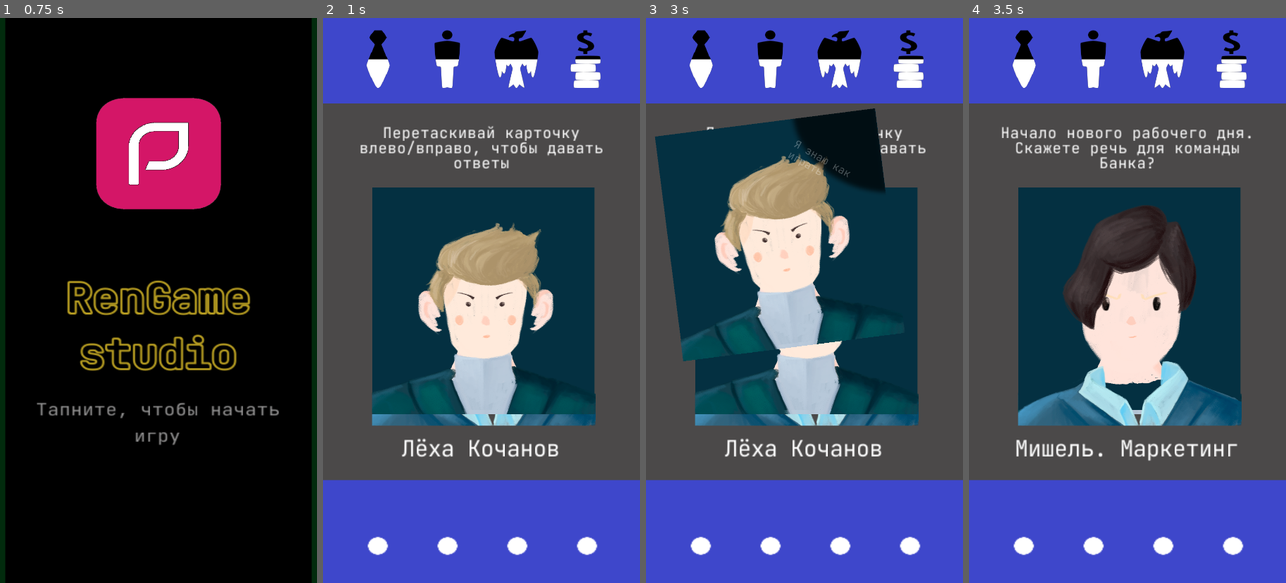
Above: before the commit, frames 1-4 (left to right).
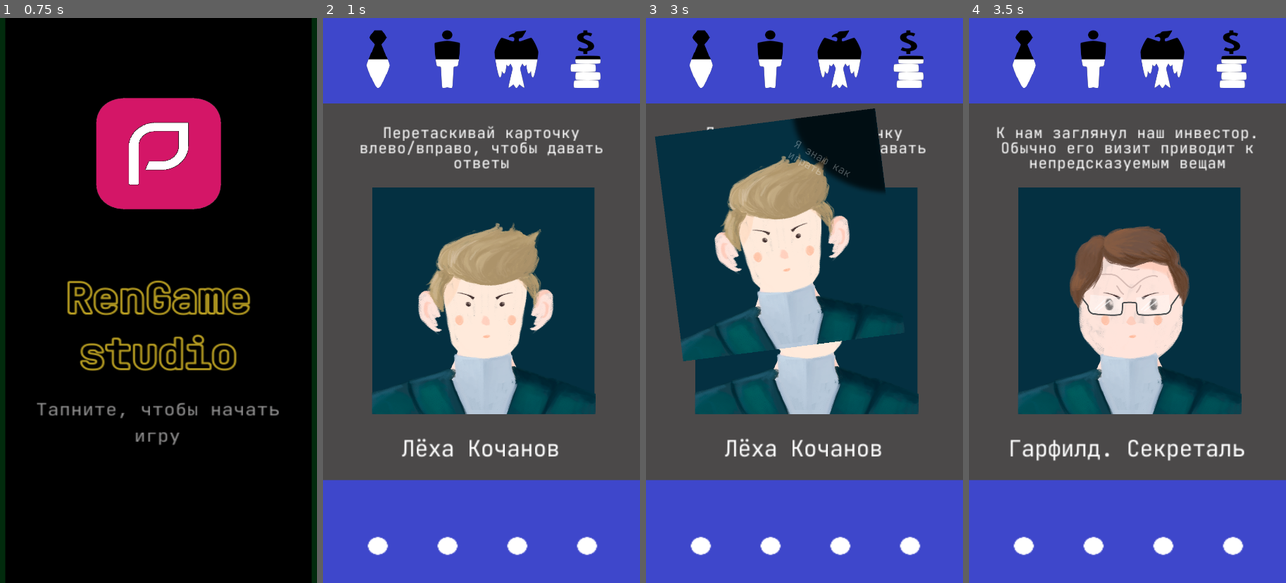
Above: after the commit, the same moments.

Repository: Nothengem/Detectivus
Game: Godot game, scene res://Scenes/StartMenu.tscn
Same seed, same stepped clock (60 frames per second), same inputs: the game is played once before the commit and once after it.
Inputs (mouse positions are in pixels of both pictures, inside the frame that each line leads up to):
- Up to frame 1 (0.75 s): tap Enter at 0.5 s; move the mouse to (228, 272) at 0.52 s; click (228, 272) at 0.67 s
- Up to frame 2 (1 s): no input
- Up to frame 3 (3 s): tap Space at 1.25, 2.75 s; drag from (804, 306) to (788, 413) at 1.27 s; tap Enter at 2 s; move the mouse to (836, 176) at 2.02 s; click (836, 176) at 2.17 s; drag from (788, 413) to (709, 215) at 2.77 s
- Up to frame 4 (3.5 s): no input

Frame 1 is identical in both runs. In frame 2, 1.4% of the frame differs, in the area x 15-86%, y 69-73%; in frame 3, 1.4%; in frame 4, 15%, in the area x 8-91%, y 19-79%.

Commit message:
Заончили с рулеткой

Diff:
--- a/DataBase/CardDataBase.gd
+++ b/DataBase/CardDataBase.gd
@@ -10,6 +10,7 @@
 	Random13, Random13a, Random13b, Random14, Random15, Random16, Random17,
 	Random17a, Random18, Random18a, Random19, Random20, Random21, Random21a,
 	Random22, Random22a, Random23, Random24, Random25, Random26, Random27,
+	Random28, Random29,
 
 	TeamUp, CustomersUp, CentralBankUp, MoneyUp,
 	TeamDown, CustomersDown, CentralBankDown, MoneyDown,
@@ -833,6 +834,25 @@
 		"Random",
 		"MiniCardMix2"],
 
+	"Random29" :
+		["Characters",
+		"CBreviewer", #кто говорит
+		"К нам заглянул наш инвестор. Обычно его визит приводит к непредсказуемым вещам", #что говорит
+		"Гарфилд. Секреталь", #Имя говорящего
+		"Гарфилд, отвлеки его на себя пожалуйста", #Ответ на лево
+		"Пусть ходит, вреда он не принесёт", #ответ на право
+		0, #Ренессанс на лево 6
+		0, #Люди на лево 7
+		-10, #ЦБ на лево 8
+		-10, #Деньги на лево 9
+		0, #Ренессанс на право 10
+		0, #Люди на право 11
+		0, #ЦБ на право 12
+		0, #Деньги на право 13
+		"Ivent",
+		"Random",
+		"Roulette1"],
+
 	"TeamUp" :
 		["StatusScreen", #ссылка на папку персонажей 0
 		"TeamUp", #кто говорит 1
--- a/DataBase/IventDataBase.gd
+++ b/DataBase/IventDataBase.gd
@@ -4,7 +4,8 @@
 
 	CentralBankDice1,
 	MiniCardMix1,
-	MiniCardMix2
+	MiniCardMix2,
+	Roulette1
 
 	}
 
@@ -47,7 +48,18 @@
 		"None",
 		"None",
 		"None" #Модификатор коррекции хранится в самой карточке в MiniCardsDataBase
+		],
+
+		Roulette1 :
+		["Roulette", #название 1
+		4, #сложность (какой набор карточек будет предоставлен? чем выше тем сложнее)
+		"Никто не понял смысла вашей речи. Бред какой-то...", #Ответ отрицательный
+		"Речь оказалась хорошей. Кого-то подбодрила, кого-то спустила с небес на землю", #Ответ положительный
+		"Ваша речь буквально убивает мотивацию команды", #Ответ нейтральный
+		"Money", #Что подвергаем коррекции (Team/Customers/CentralBank/Money)
+		"None",
+		"None",
+		"None",
+		"None" #Модификатор коррекции хранится в самой карточке в MiniCardsDataBase
 		]
-
-
 		}
--- a/Scenes/CharacterControl.gd
+++ b/Scenes/CharacterControl.gd
@@ -197,6 +197,8 @@
 				get_tree().call_group("MainScene", "spawn_cardmix")
 			elif Scriptwriter.IventInfo[0] == "Status":
 				get_tree().call_group("MainScene", "spawn")
+			elif Scriptwriter.IventInfo[0] == "Roulette":
+				get_tree().call_group("MainScene", "spawn_roulette")
 
 		elif Scriptwriter.NextCardRight != "Ivent":
 			get_tree().call_group("MainScene", "spawn")
--- a/Scenes/MainScene.gd
+++ b/Scenes/MainScene.gd
@@ -29,8 +29,8 @@
 
 
 
-func spawn_status():
-	var scene = load("res://Scenes/CharacterControl.tscn")
+func spawn_roulette():
+	var scene = load("res://Scenes/Roulette.tscn")
 	var card = scene.instance()
 	add_child_below_node($Control, card, true)
 
@@ -38,7 +38,6 @@
 
 func background_fade():
 	$AnimationPlayer.play("FadeBackGround")
-
 
 
 func restart_game():
--- a/Scenes/Roulette.gd
+++ b/Scenes/Roulette.gd
@@ -7,6 +7,7 @@
 onready var CardY5 = $RouletteController/MiniCard5.global_position.y
 onready var CardY6 = $RouletteController/MiniCard6.global_position.y
 var AllYPositions
+onready var BallanceChange = Scriptwriter.IventInfo[5]
 
 #переменные сложности в данной мини-игре
 var easy = ["SmallSuccess", "Nothing", "SmallLose", "SmallSuccess", "Nothing", "SmallLose"]
@@ -19,13 +20,21 @@
 var Difficulty = 3
 
 var ChoosenCardY
-var ChoosenCard
+var choosen_picture
 
 func _ready():
 	Difficulty = difficult[Difficulty]
 	$RouletteController/Timer.start()
 	$RouletteController/AnimationPlayer.play("Appearance")
 	MiniCardsGeneration()
+
+func _process(delta):
+	$RouletteController/MiniCard1/Coords.text = str($RouletteController/MiniCard1.global_position.y)
+	$RouletteController/MiniCard2/Coords.text = str($RouletteController/MiniCard2.global_position.y)
+	$RouletteController/MiniCard3/Coords.text = str($RouletteController/MiniCard3.global_position.y)
+	$RouletteController/MiniCard4/Coords.text = str($RouletteController/MiniCard4.global_position.y)
+	$RouletteController/MiniCard5/Coords.text = str($RouletteController/MiniCard5.global_position.y)
+	$RouletteController/MiniCard6/Coords.text = str($RouletteController/MiniCard6.global_position.y)
 
 
 func MiniCardsGeneration():
@@ -105,8 +114,11 @@
 	CardY5 = $RouletteController/MiniCard5.global_position.y
 	CardY6 = $RouletteController/MiniCard6.global_position.y
 	AllYPositions = [CardY1, CardY2, CardY3, CardY4, CardY5, CardY6]
-	print(AllYPositions)
 	position_calculate()
+	result()
+	get_tree().call_group("BalanceGUI", "change_proportions_ivent_cardmix") #ну на самом деле это не луз. Просто эта функция подходит для выполнения поставленной задачи
+	get_tree().call_group("MainScene", "spawn")
+	queue_free()
 
 func position_calculate():
 	ChoosenCardY = AllYPositions[0]
@@ -114,20 +126,43 @@
 	for i in 6:
 		print(ChoosenCardY)
 		print(uno)
-		if ChoosenCardY >= AllYPositions[uno]:
+		if ChoosenCardY <= AllYPositions[uno]:
 			ChoosenCardY = AllYPositions[uno]
 		uno += 1
 
 	if ChoosenCardY == CardY1:
-		ChoosenCard = Difficulty[0]
+		choosen_picture = Difficulty[0]
 	elif ChoosenCardY == CardY2:
-		ChoosenCard = Difficulty[1]
+		choosen_picture = Difficulty[1]
 	elif ChoosenCardY == CardY3:
-		ChoosenCard = Difficulty[2]
+		choosen_picture = Difficulty[2]
 	elif ChoosenCardY == CardY4:
-		ChoosenCard = Difficulty[3]
+		choosen_picture = Difficulty[3]
 	elif ChoosenCardY == CardY5:
-		ChoosenCard = Difficulty[4]
+		choosen_picture = Difficulty[4]
 	elif ChoosenCardY == CardY6:
-		ChoosenCard = Difficulty[5]
-	print(ChoosenCard)
+		choosen_picture = Difficulty[5]
+	print(choosen_picture)
+
+
+
+func result():
+	choosen_picture = Scriptwriter.MiniCardDataBase.DATA.get(choosen_picture)
+	print(choosen_picture)
+	print(BallanceChange)
+	if choosen_picture[0] == "ChangeBalance":
+		choosen_picture = choosen_picture[1]
+		print(choosen_picture)
+		if BallanceChange == "Team":
+			Scriptwriter.Heath_var = Scriptwriter.Heath_var + choosen_picture
+		elif BallanceChange == "Customers":
+			Scriptwriter.Law_var = Scriptwriter.Law_var + choosen_picture
+		elif BallanceChange == "CentralBank":
+			Scriptwriter.Banditism_var = Scriptwriter.Banditism_var + choosen_picture
+		elif BallanceChange == "Money":
+			print("1. Money = ", Scriptwriter.Luck_var)
+			Scriptwriter.Luck_var = Scriptwriter.Luck_var + choosen_picture
+			print("2. Money = ", Scriptwriter.Luck_var)
+		Scriptwriter.CardChoose = Scriptwriter.NextCardLeft
+	elif choosen_picture[0] == "Status":
+		Scriptwriter.CardChoose = choosen_picture[1]
--- a/Scenes/Roulette.tscn
+++ b/Scenes/Roulette.tscn
@@ -1,9 +1,10 @@
-[gd_scene load_steps=6 format=2]
+[gd_scene load_steps=7 format=2]
 
 [ext_resource path="res://Scenes/MiniCard.tscn" type="PackedScene" id=1]
 [ext_resource path="res://Scenes/Roulette.gd" type="Script" id=2]
 [ext_resource path="res://Resources/GFX/StartScreenBackGround.png" type="Texture" id=3]
 [ext_resource path="res://Resources/GFX/StatusBars/NoItem.png" type="Texture" id=4]
+[ext_resource path="res://Resources/GFX/Interface/Font/Card.tres" type="DynamicFont" id=5]
 
 [sub_resource type="Animation" id=2]
 resource_name = "Appearance"
@@ -182,19 +183,91 @@
 [node name="MiniCard1" parent="RouletteController" instance=ExtResource( 1 )]
 position = Vector2( 100, 100 )
 
+[node name="Coords" type="Label" parent="RouletteController/MiniCard1"]
+margin_left = -42.3757
+margin_top = -350.635
+margin_right = 1.62427
+margin_bottom = -328.635
+rect_scale = Vector2( 2, 2 )
+custom_fonts/font = ExtResource( 5 )
+text = "12345"
+__meta__ = {
+"_edit_use_anchors_": false
+}
+
 [node name="MiniCard2" parent="RouletteController" instance=ExtResource( 1 )]
 position = Vector2( 80, 80 )
 
+[node name="Coords" type="Label" parent="RouletteController/MiniCard2"]
+margin_left = -43.5892
+margin_top = -351.848
+margin_right = 0.410767
+margin_bottom = -329.848
+rect_scale = Vector2( 2, 2 )
+custom_fonts/font = ExtResource( 5 )
+text = "12345"
+__meta__ = {
+"_edit_use_anchors_": false
+}
+
 [node name="MiniCard3" parent="RouletteController" instance=ExtResource( 1 )]
 position = Vector2( 60, 60 )
 
+[node name="Coords" type="Label" parent="RouletteController/MiniCard3"]
+margin_left = -43.0348
+margin_top = -345.99
+margin_right = 0.96521
+margin_bottom = -323.99
+rect_scale = Vector2( 2, 2 )
+custom_fonts/font = ExtResource( 5 )
+text = "12345"
+__meta__ = {
+"_edit_use_anchors_": false
+}
+
 [node name="MiniCard4" parent="RouletteController" instance=ExtResource( 1 )]
 position = Vector2( 40, 40 )
 
+[node name="Coords" type="Label" parent="RouletteController/MiniCard4"]
+margin_left = -40.7125
+margin_top = -347.203
+margin_right = 3.28748
+margin_bottom = -325.203
+rect_scale = Vector2( 2, 2 )
+custom_fonts/font = ExtResource( 5 )
+text = "12345"
+__meta__ = {
+"_edit_use_anchors_": false
+}
+
 [node name="MiniCard5" parent="RouletteController" instance=ExtResource( 1 )]
 position = Vector2( 20, 20 )
 
+[node name="Coords" type="Label" parent="RouletteController/MiniCard5"]
+margin_left = -43.6935
+margin_top = -348.417
+margin_right = 0.306519
+margin_bottom = -326.417
+rect_scale = Vector2( 2, 2 )
+custom_fonts/font = ExtResource( 5 )
+text = "12345"
+__meta__ = {
+"_edit_use_anchors_": false
+}
+
 [node name="MiniCard6" parent="RouletteController" instance=ExtResource( 1 )]
+
+[node name="Coords" type="Label" parent="RouletteController/MiniCard6"]
+margin_left = -43.1389
+margin_top = -351.398
+margin_right = 0.861084
+margin_bottom = -329.398
+rect_scale = Vector2( 2, 2 )
+custom_fonts/font = ExtResource( 5 )
+text = "12345"
+__meta__ = {
+"_edit_use_anchors_": false
+}
 
 [node name="AnimationPlayer" type="AnimationPlayer" parent="RouletteController"]
 anims/Appearance = SubResource( 2 )
--- a/Scriptwriter.gd
+++ b/Scriptwriter.gd
@@ -100,7 +100,7 @@
 		level_composit = "Random" + str(i)
 		level_cards.append(level_composit)
 	level_cards.shuffle()
-	level_cards = ["Random28", "Random14", "Random15", "Random24", "Random25", "Random26", "Random27", "Random23", "Random22", "Random21", "Random20", "Random21"]
+	level_cards = ["Random29", "Random14", "Random15", "Random24", "Random25", "Random26", "Random27", "Random23", "Random22", "Random21", "Random20", "Random21"]
 	CardImage = level_cards[1]
 
 
